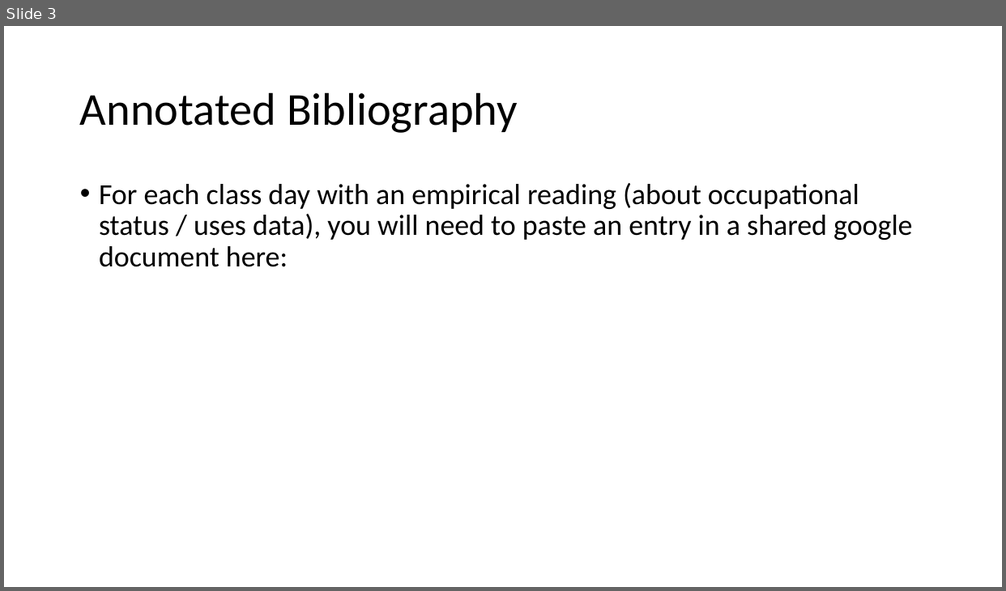
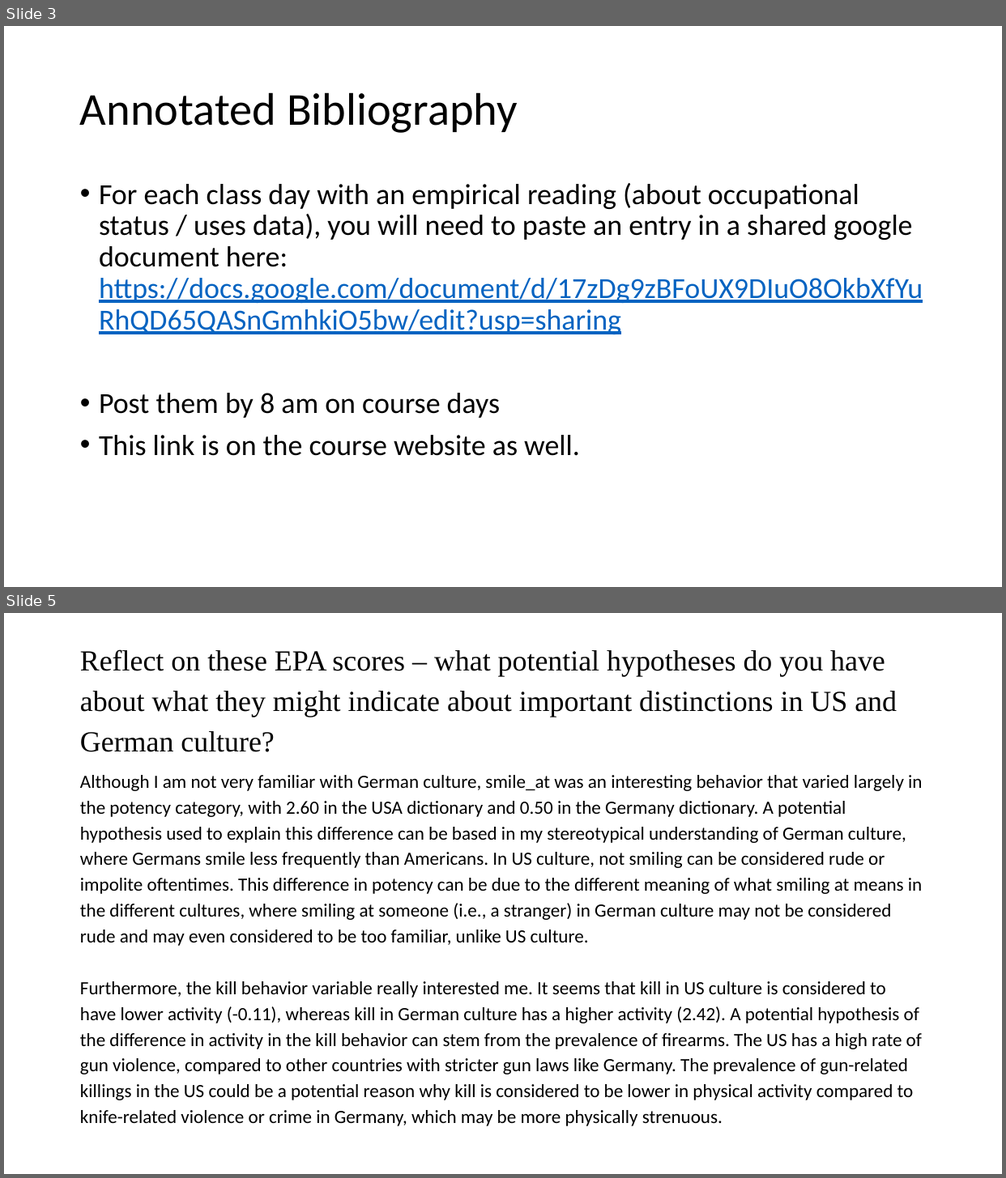
Before and after one commit to ekmaloney/soc490s, a slide deck: slides/feb17.pptx. Shown one above the other, each under a label of ours: slide 3 before the commit, slides 3 and 5 after it; the slides between them are not shown. The pictures are 1006x591 and 1006x1178 pixels, drawn with LibreOffice and Linux fonts; fonts in the diff are those of the drawing. Boxes give left, top, right and bottom in pixels: in the first picture for what was removed or moved away, otherwise in the second. Text is boxed around its words. In the diff, an @@ line names an element or a change of style, - is before the commit and + after.

Commit message:
adding feb 17 slides and activity materials

```diff
--- a/slides/feb17.pptx
+++ b/slides/feb17.pptx
@@ slide 5 added at (x1=4, y1=613, x2=1002, y2=1174), background #FFFFFF @@
@@ title added at (x1=80, y1=649, x2=897, y2=752), 28 pt, text #000000 @@
+Reflect on these EPA scores – what potential hypotheses do you have about what they might indicate about important distinctions in US and German culture?
@@ text added at (x1=80, y1=775, x2=922, y2=1127), 18 pt, text #000000 @@
+Although I am not very familiar with German culture, smile_at was an interesting behavior that varied largely in the potency category, with 2.60 in the USA dictionary and 0.50 in the Germany dictionary. A potential hypothesis used to explain this difference can be based in my stereotypical understanding of German culture, where Germans smile less frequently than Americans. In US culture, not smiling can be considered rude or impolite oftentimes. This difference in potency can be due to the different meaning of what smiling at means in the different cultures, where smiling at someone (i.e., a stranger) in German culture may not be considered rude and may even considered to be too familiar, unlike US culture.
+Furthermore, the kill behavior variable really interested me. It seems that kill in US culture is considered to have lower activity (-0.11), whereas kill in German culture has a higher activity (2.42). A potential hypothesis of the difference in activity in the kill behavior can stem from the prevalence of firearms. The US has a high rate of gun violence, compared to other countries with stricter gun laws like Germany. The prevalence of gun-related killings in the US could be a potential reason why kill is considered to be lower in physical activity compared to knife-related violence or crime in Germany, which may be more physically strenuous.
@@ slide 3 changed as well @@
@@ text at (x1=99, y1=183, x2=923, y2=456): text changed @@
-• For each class day with an empirical reading (about occupational status / uses data), you will need to paste an entry in a shared google document here:
+• For each class day with an empirical reading (about occupational status / uses data), you will need to paste an entry in a shared google document here: https://docs.google.com/document/d/17zDg9zBFoUX9DIuO8OkbXfYuRhQD65QASnGmhkiO5bw/edit?usp=sharing
+• Post them by 8 am on course days
+• This link is on the course website as well.
```
Also in this commit, not shown: 2 other slides changed, 22 other slides added, 17 other files.
